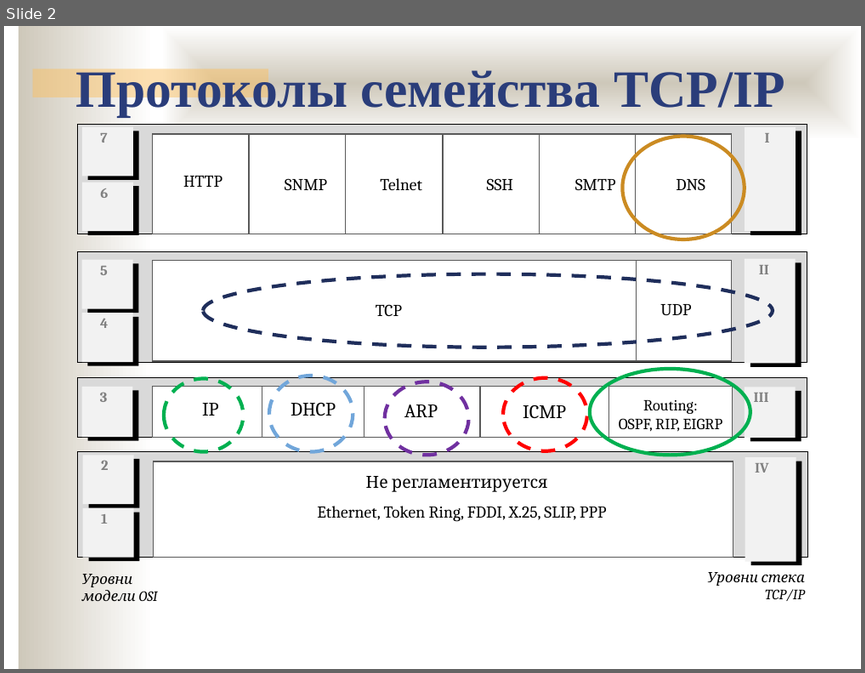
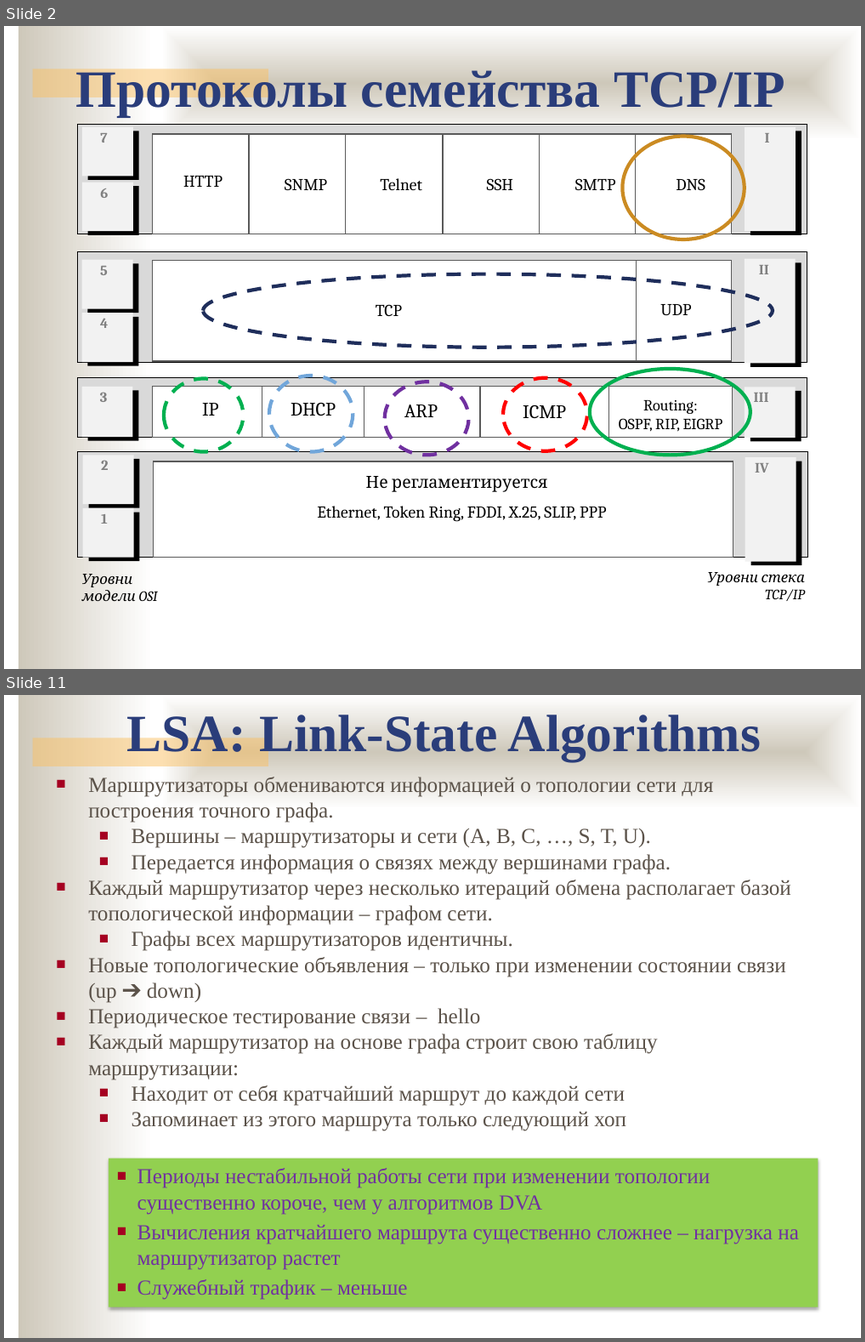
Before and after one commit to ukoloff/nets, a slide deck: lecture/12.pptx. Shown one above the other, each under a label of ours: slide 2 before the commit, slides 2 and 11 after it; the slides between them are not shown. The pictures are 865x673 and 865x1342 pixels, drawn with LibreOffice and Linux fonts; fonts in the diff are those of the drawing; background and template pictures are left out. Boxes give left, top, right and bottom in pixels: in the first picture for what was removed or moved away, otherwise in the second. Text is boxed around its words. In the diff, an @@ line names an element or a change of style, - is before the commit and + after.

```diff
--- a/lecture/12.pptx
+++ b/lecture/12.pptx
@@ slide 11 added at <box>4,695,861,1338</box>, background #FFFFFF; not listed: 3 template elements that a slide beside it also shows @@
@@ text added at <box>126,710,761,761</box>, 44 pt, text #2A3D7A, bold @@
+LSA: Link-State Algorithms
@@ text added at <box>88,777,791,1131</box>, 18 pt, text #5B5249 @@
+■ Маршрутизаторы обмениваются информацией о топологии сети для построения точного графа.
+  ■ Вершины – маршрутизаторы и сети (A, B, C, …, S, T, U).
+  ■ Передается информация о связях между вершинами графа.
+■ Каждый маршрутизатор через несколько итераций обмена располагает базой топологической информации – графом сети.
+  ■ Графы всех маршрутизаторов идентичны.
+■ Новые топологические объявления – только при изменении состоянии связи (up ➔ down)
+■ Периодическое тестирование связи – hello
+■ Каждый маршрутизатор на основе графа строит свою таблицу маршрутизации:
+  ■ Находит от себя кратчайший маршрут до каждой сети
+  ■ Запоминает из этого маршрута только следующий хоп
@@ rectangle added at <box>109,1157,818,1307</box>, fill #92D050, 18 pt, text #7030A0 @@
+■ Периоды нестабильной работы сети при изменении топологии существенно короче, чем у алгоритмов DVA
+■ Вычисления кратчайшего маршрута существенно сложнее – нагрузка на маршрутизатор растет
+■ Служебный трафик – меньше
```
Also in this commit, not shown: 27 other slides added.
